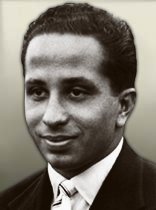
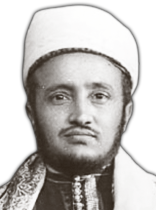
Layer changes from the first 156×210 image to the second:
renamed "DeWatermark.ai_1737039472154-removebg-preview" to "image_2025-07-18_114409115-removebg-preview", painted on it over <box>0,3,156,210</box>
hid "Layer 0" over <box>0,0,156,210</box>
